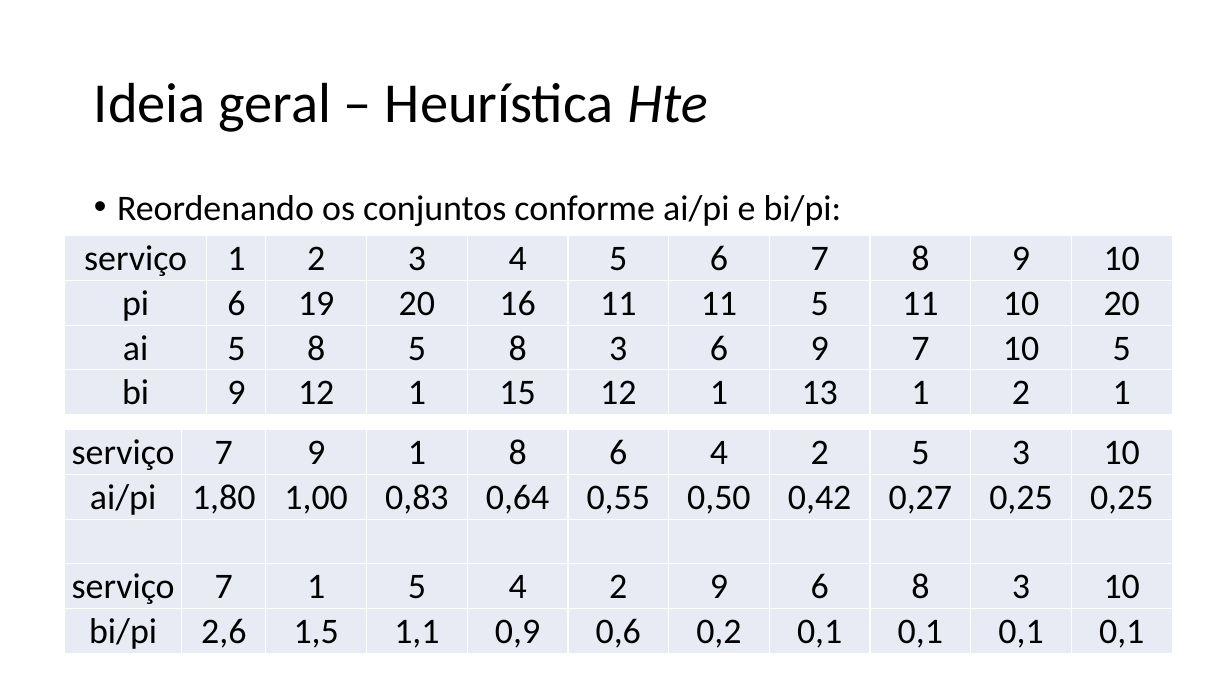
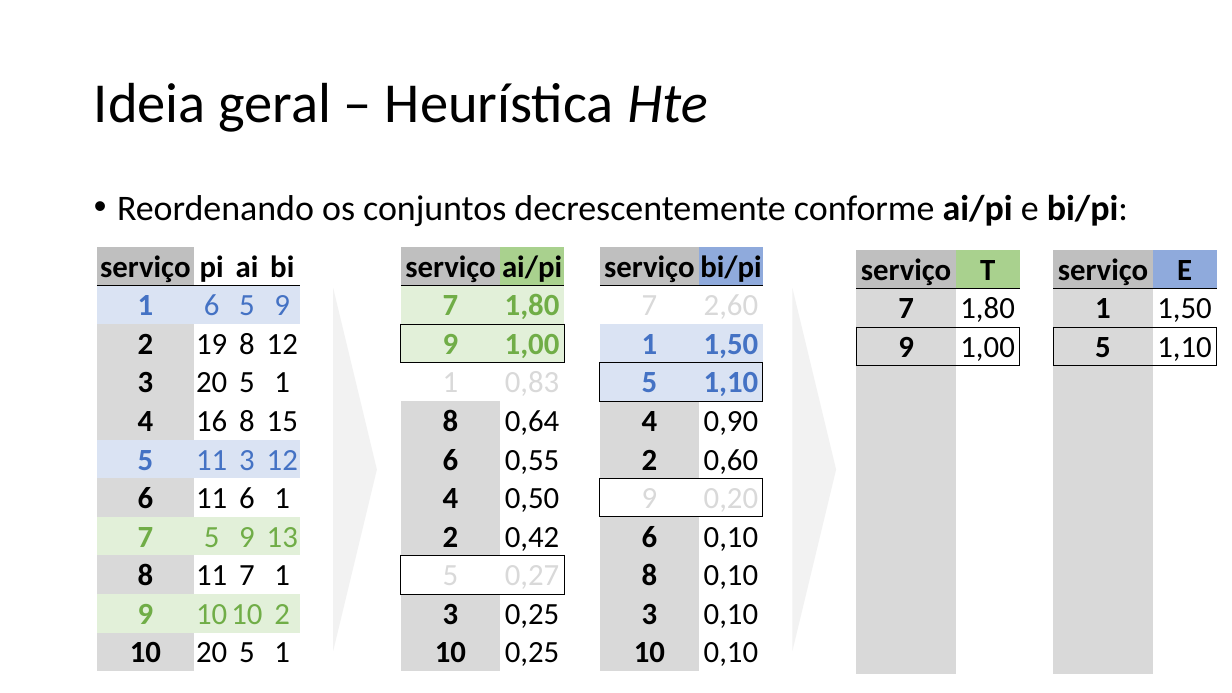
Before and after one commit to lpbiasoto/metaheuristicas, a slide deck: slide 8 of Apresentação 1/apresentação preliminar.pptx (slide 6 before the commit). Drawn at 1232x693 pixels with LibreOffice and Linux fonts; fonts in the diff are those of the drawing. Boxes give left, top, right and bottom in pixels: in the first picture for what was removed or moved away, otherwise in the second. Text is boxed around its words. In the diff, an @@ line names an element or a change of style, - is before the commit and + after.

```diff
--- a/Apresentação 1/apresentação preliminar.pptx
+++ b/Apresentação 1/apresentação preliminar.pptx
@@ text at [117,194,1128,226]: text changed @@
-• Reordenando os conjuntos conforme ai/pi e bi/pi:
+• Reordenando os conjuntos decrescentemente conforme ai/pi e bi/pi:
@@ table removed at [65,236,1173,411], 4 rows, 11 columns @@
-serviço | 1 | 2 | 3 | 4 | 5 | 6 | 7 | 8 | 9 | 10
-pi | 6 | 19 | 20 | 16 | 11 | 11 | 5 | 11 | 10 | 20
-ai | 5 | 8 | 5 | 8 | 3 | 6 | 9 | 7 | 10 | 5
-bi | 9 | 12 | 1 | 15 | 12 | 1 | 13 | 1 | 2 | 1
@@ table added at [97,247,299,667], 11 rows, 4 columns @@
+serviço | pi | ai | bi
+1 | 6 | 5 | 9
+2 | 19 | 8 | 12
+3 | 20 | 5 | 1
+4 | 16 | 8 | 15
+5 | 11 | 3 | 12
+6 | 11 | 6 | 1
+7 | 5 | 9 | 13
+8 | 11 | 7 | 1
+9 | 10 | 10 | 2
+10 | 20 | 5 | 1
@@ table added at [401,247,564,670], 11 rows, 2 columns @@
+serviço | ai/pi
+7 | 1,80
+9 | 1,00
+1 | 0,83
+8 | 0,64
+6 | 0,55
+4 | 0,50
+2 | 0,42
+5 | 0,27
+3 | 0,25
+10 | 0,25
@@ table added at [600,247,762,670], 11 rows, 2 columns @@
+serviço | bi/pi
+7 | 2,60
+1 | 1,50
+5 | 1,10
+4 | 0,90
+2 | 0,60
+9 | 0,20
+6 | 0,10
+8 | 0,10
+3 | 0,10
+10 | 0,10
@@ table added at [857,250,1019,667], 11 rows, 2 columns @@
+serviço | T
+7 | 1,80
+9 | 1,00
+ | 
+ | 
+ | 
+ | 
+ | 
+ | 
+ | 
+ | 
@@ table added at [1054,250,1216,667], 11 rows, 2 columns @@
+serviço | E
+1 | 1,50
+5 | 1,10
+ | 
+ | 
+ | 
+ | 
+ | 
+ | 
+ | 
+ | 
@@ triangle added at [334,288,377,652], fill #F2F2F2 @@
@@ triangle added at [793,288,836,652], fill #F2F2F2 @@
@@ table removed at [65,430,1173,653], 5 rows, 11 columns @@
-serviço | 7 | 9 | 1 | 8 | 6 | 4 | 2 | 5 | 3 | 10
-ai/pi | 1,80 | 1,00 | 0,83 | 0,64 | 0,55 | 0,50 | 0,42 | 0,27 | 0,25 | 0,25
- |  |  |  |  |  |  |  |  |  | 
-serviço | 7 | 1 | 5 | 4 | 2 | 9 | 6 | 8 | 3 | 10
-bi/pi | 2,6 | 1,5 | 1,1 | 0,9 | 0,6 | 0,2 | 0,1 | 0,1 | 0,1 | 0,1
```
Also in this commit, not shown: 9 other slides changed, 2 slides added.
